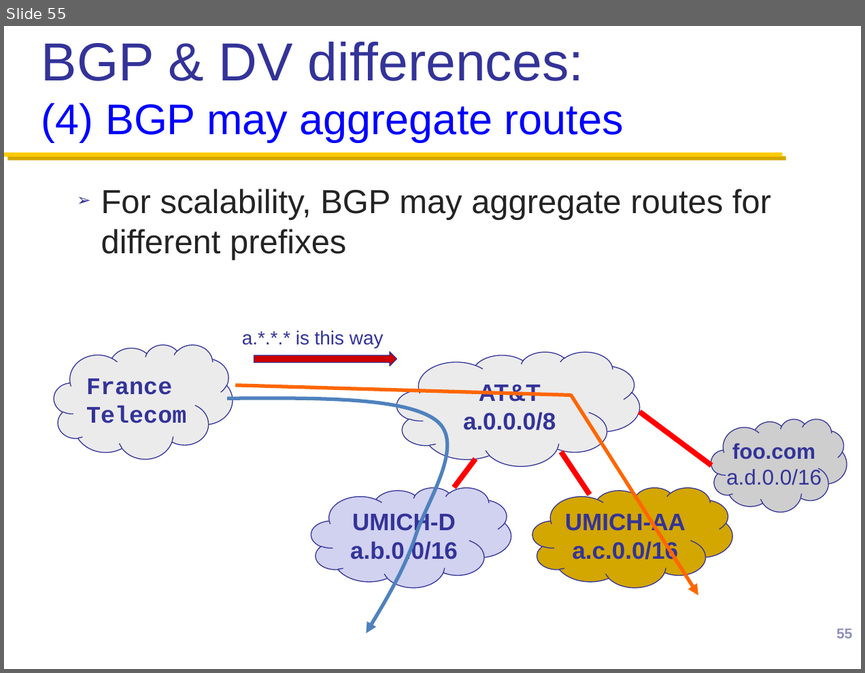
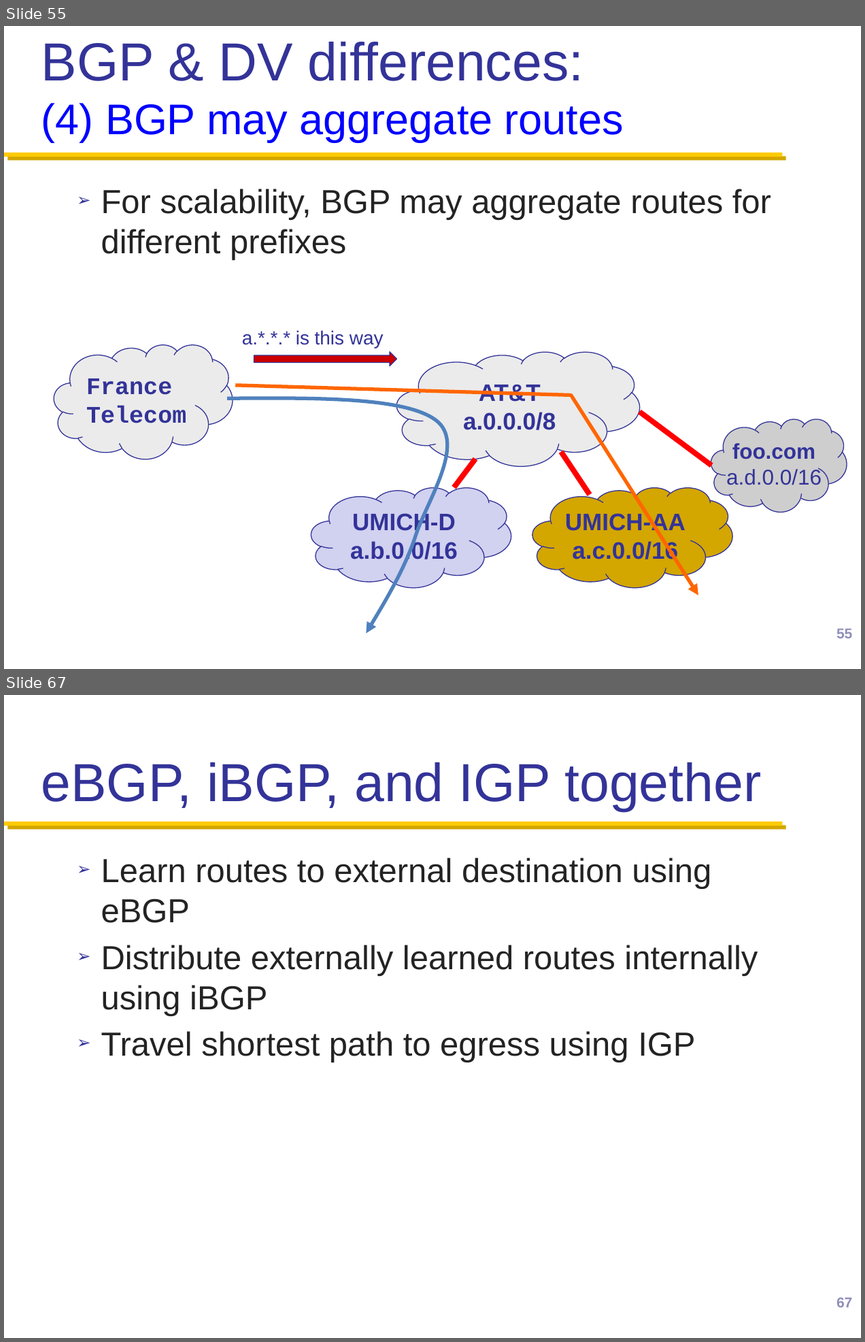
Before and after one commit to henryhxu/CSCI4430-ESTR4120, a slide deck: lec/lec14.pptx. Shown one above the other, each under a label of ours: slide 55 before the commit, slides 55 and 67 after it; the slides between them are not shown. The pictures are 865x673 and 865x1342 pixels, drawn with LibreOffice and Linux fonts; fonts in the diff are those of the drawing; background and template pictures are left out. Boxes give left, top, right and bottom in pixels: in the first picture for what was removed or moved away, otherwise in the second. Text is boxed around its words. In the diff, an @@ line names an element or a change of style, - is before the commit and + after.

```diff
--- a/lec/lec14.pptx
+++ b/lec/lec14.pptx
@@ slide 67 added at (x1=4, y1=695, x2=861, y2=1338), background #FFFFFF; not listed: 1 template element that a slide beside it also shows @@
@@ title added at (x1=41, y1=762, x2=762, y2=811), 45 pt, text #333399 @@
+eBGP, iBGP, and IGP together
@@ text added at (x1=101, y1=858, x2=757, y2=1062), 28 pt, text #232323 @@
+➢ Learn routes to external destination using eBGP
+➢ Distribute externally learned routes internally using iBGP
+➢ Travel shortest path to egress using IGP
@@ page number added at (x1=836, y1=1297, x2=852, y2=1307), 12 pt, text #9090BA @@
+67
```
Also in this commit, not shown: 2 slides changed, 27 other slides added.
